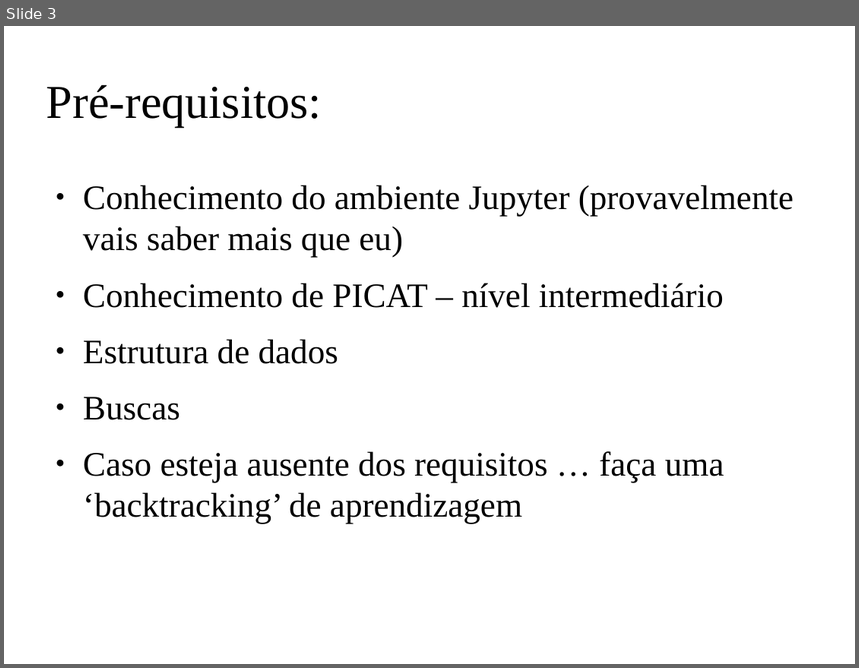
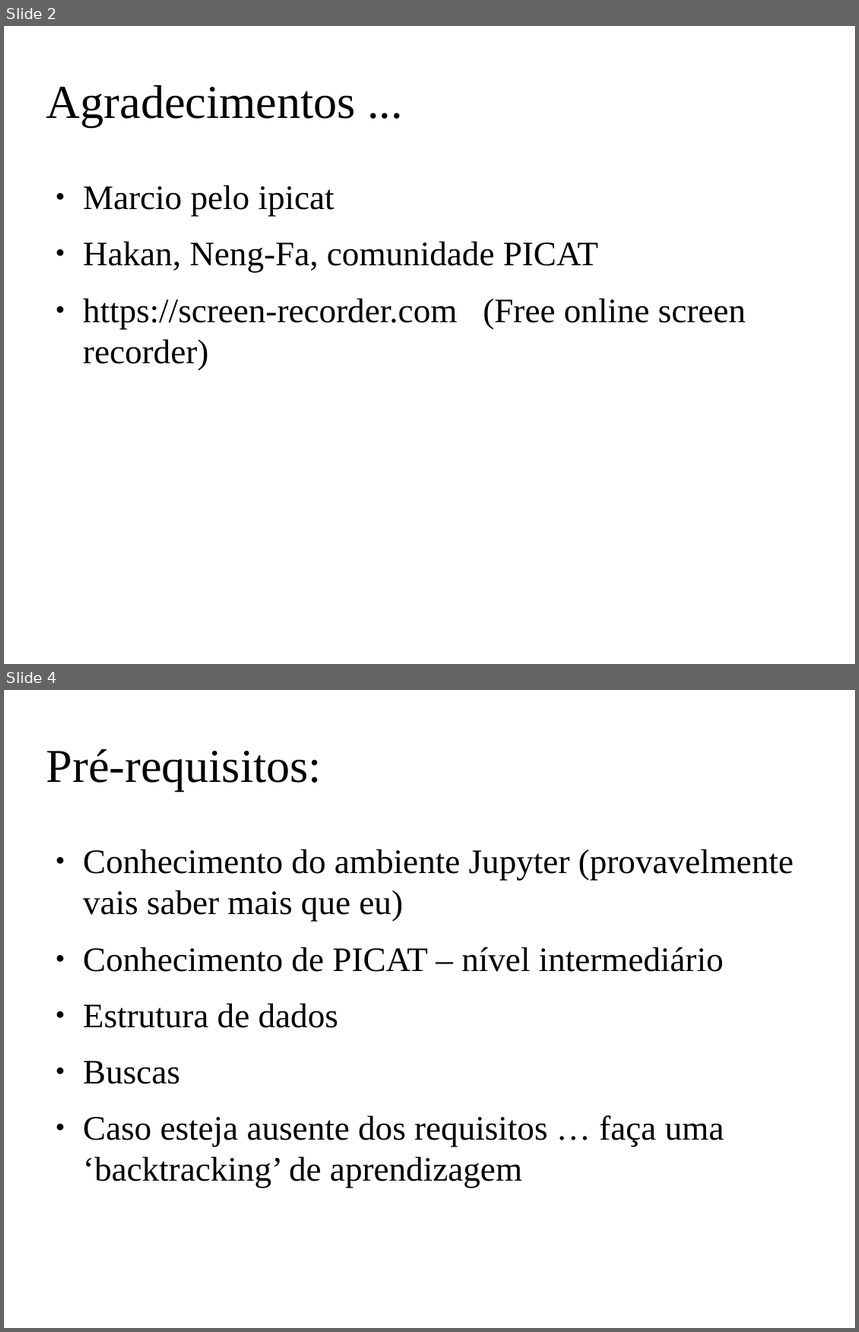
Before and after one commit to claudiosa/CCS, a slide deck: picat/YOUTUBE_dfs_jupyter_picat/slides_picat_jupyter_dfs.odp. Shown one above the other, each under a label of ours: slide 3 before the commit, slides 2 and 4 after it; the slides between them are not shown. The pictures are 859x668 and 859x1332 pixels, drawn with LibreOffice and Linux fonts; fonts in the diff are those of the drawing; background and template pictures are left out. Boxes give left, top, right and bottom in pixels: in the first picture for what was removed or moved away, otherwise in the second. Text is boxed around its words. In the diff, an @@ line names an element or a change of style, - is before the commit and + after.

```diff
--- a/picat/YOUTUBE_dfs_jupyter_picat/slides_picat_jupyter_dfs.odp
+++ b/picat/YOUTUBE_dfs_jupyter_picat/slides_picat_jupyter_dfs.odp
@@ slide 2 added at [4,26,855,664], background picture (left out) @@
@@ title added at [47,85,356,127], 44 pt, text #000000 @@
+Agradecimentos ...
@@ text added at [83,185,746,370], 32 pt, text #000000 @@
+● Marcio pelo ipicat
+● Hakan, Neng-Fa, comunidade PICAT
+● https://screen-recorder.com (Free online screen recorder)
@@ what was slide 3 is now slide 4 @@
```
Also in this commit, not shown: 6 slides changed, 6 other slides added, 13 slides removed, 20 other files.
